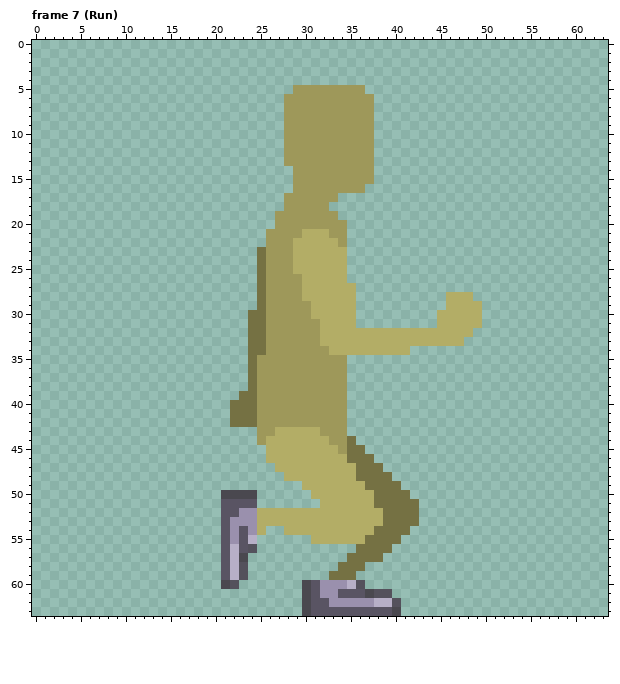
Two versions of one pixel-art file, Workfiles/newCharacter.aseprite. Above, as it was before the edit.
64x64 pixels, 13 frames. Colours within 5 levels of each other are drawn and written as one. Shown: frame 7 (Run). The commit also changed other frames, which this record leaves out.
New version:
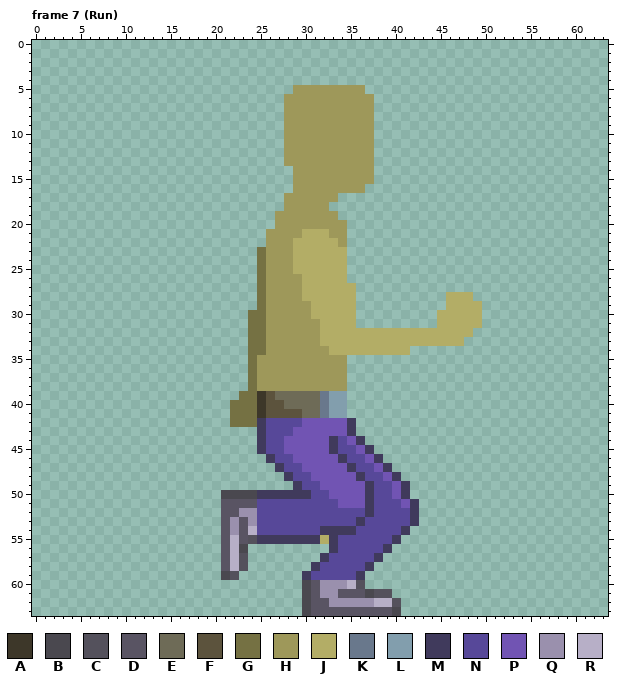
Palette (. is transparent): A #3d3729  B #4a484f  C #54515c  D #595463  E #6e6b57  F #5c533d  G #757143  H #9e985a  J #b3ad66  K #69788c  L #829ead  M #403a5c  N #574899  P #7154b3  Q #9a90ad  R #b7afc7
The edit:
Frame 7 (Run), layers "trousers", "shoes":
y 39: x 25..34 HHHHHHHHHH -> AFEEEEEKLL
y 40: x 25..34 HHHHHHHHHH -> AFFEEEEKLL
y 41: x 25..34 HHHHHHHHHH -> AFFFFEEKLL
y 42: x 25..35 HHHHHHHHHH. -> MNNNNPPPPPM
y 43: x 25..35 HHJJJJJHHH. -> MNNNPPPPPPM
y 44: x 25..36 HJJJJJJJHHG. -> MNNPPPPPMNPM
y 45: x 25..37 .JJJJJJJJHGG. -> MNNPPPPPMNNPM
y 46: x 26..38 JJJJJJJJJGGG. -> MNNPPPPPMNNPM
y 47: x 27..39 JJJJJJJJJGGG. -> MNNPPPPPMNNPM
y 48: x 28..40 JJJJJJJJGGGG. -> MNNPPPPPMNNPM
y 49: x 29..41 .JJJJJJJGGGG. -> MNNPPPPPMNNPM
y 50: x 25..41 ......JJJJJJJGGGG -> MMMMMMNNPPPPMNNPM
y 51: x 25..42 .......JJJJJJGGGGG -> NNNNNNNNNPPPMNNNPM
y 52: x 25..42 JJJJJJJJJJJJJJGGGG -> NNNNNNNNNNNNMNNNNM
y 53: x 23 Q -> D; x 25..42 JJJJJJJJJJJJJJGGGG -> NNNNNNNNNNNMNNNNNM
y 54: x 24..41 QJ..JJJJJJJJJJGGGG -> RNNNNNNNMMMMNNNNNM
y 55: x 22 Q -> R; x 24..31 R......J -> CMMMMMMM; x 33..40 JJJJGGGG -> MNNNNNNM
y 56: x 23..24 DC -> B.; x 33..39 ...GGGG -> MNNNNNM
y 57: x 23 B -> C; x 32..38 ...GGGG -> MNNNNNM
y 58: x 31..37 ...GGG. -> MNNNNNM
y 59: x 21..23 DRC -> BC.; x 30..36 ...GGG. -> MNNNNNM
y 60: x 21..22 BC -> ..
Boxes around the changes in both pictures, in picture pixels (x1, y1, x2, y2):
changed: (221, 391, 419, 589)
